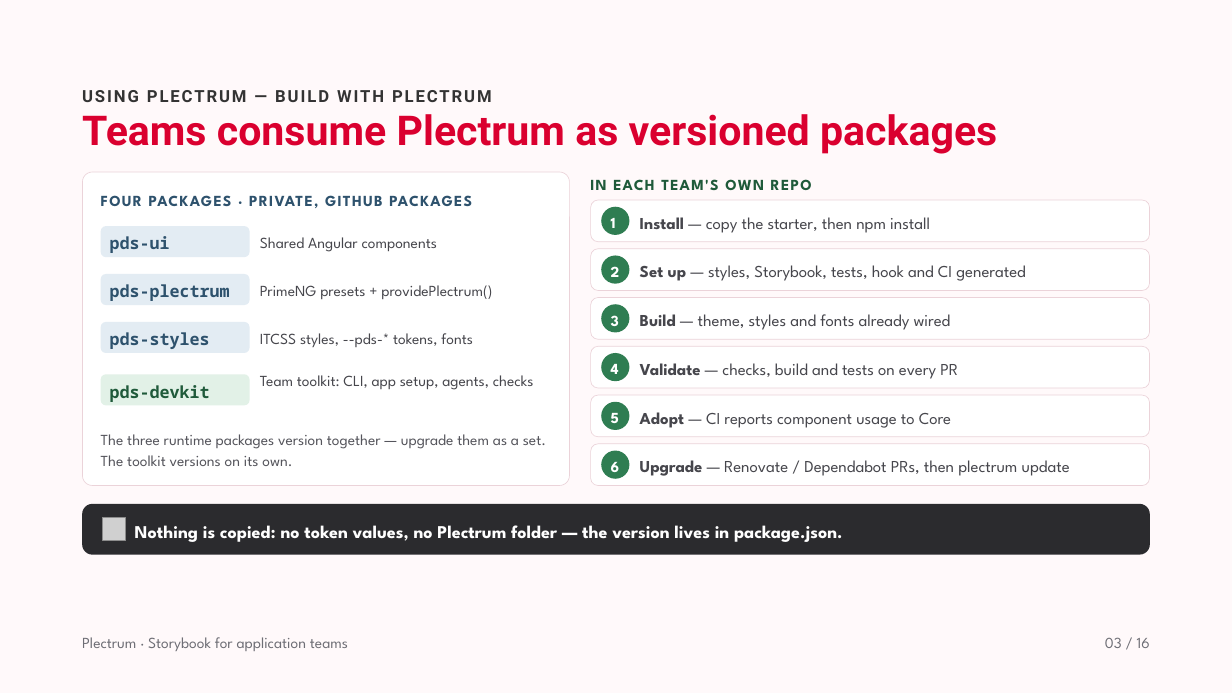
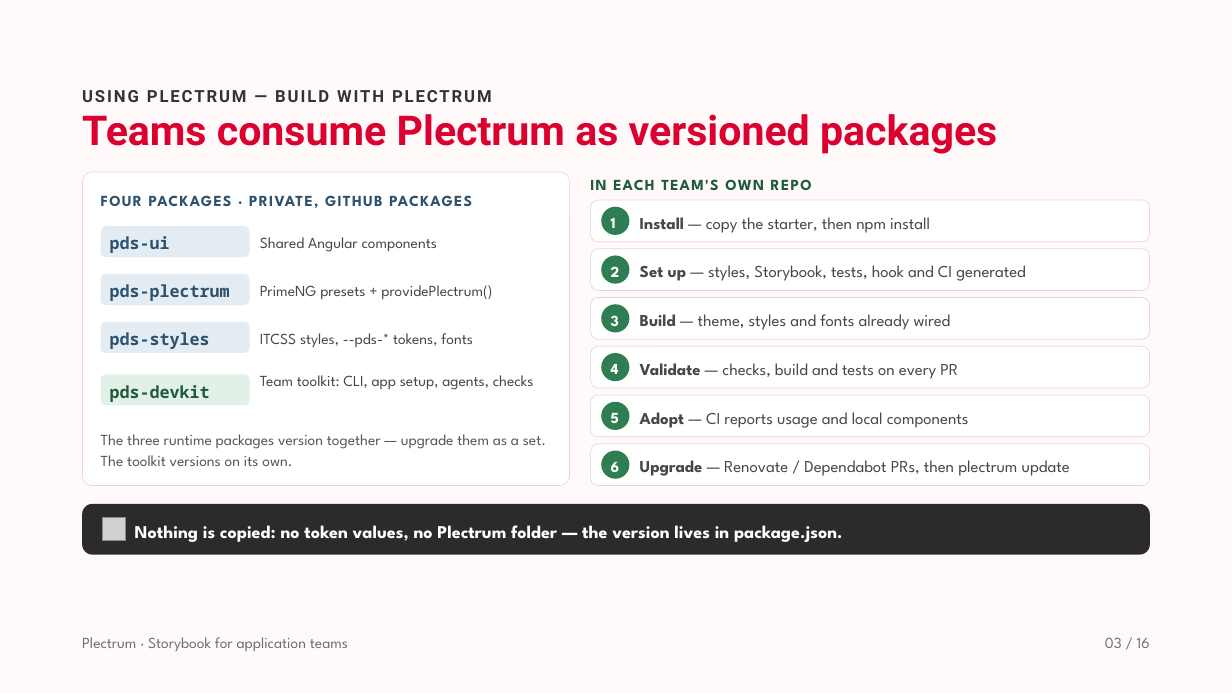
Before and after one commit to solidaris-danielbodigil/solidaris-plectrum, a slide deck: slide 3 of docs/Storybook for application teams.pptx. Drawn at 1232x693 pixels with LibreOffice and Linux fonts; fonts in the diff are those of the drawing; grey boxes stand for pictures. Boxes give left, top, right and bottom in pixels: in the first picture for what was removed or moved away, otherwise in the second. Text is boxed around its words. In the diff, an @@ line names an element or a change of style, - is before the commit and + after.

```diff
--- a/docs/Storybook for application teams.pptx
+++ b/docs/Storybook for application teams.pptx
@@ text at [640,412,969,428]: text changed @@
-Adopt — CI reports component usage to Core
+Adopt — CI reports usage and local components
```
Also in this commit, not shown: 2 other slides changed, 4 other files.
